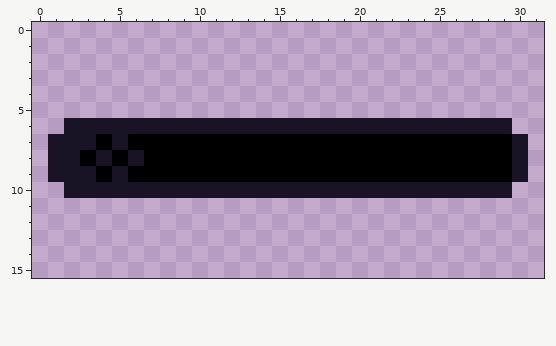
Two versions of one pixel-art file, RawAssets/UI/TheseBars.aseprite. The picture above is the old version.
32x32 pixels, 1 frame. The old version is drawn lined up with the new one, on the new canvas.
And afterwards:
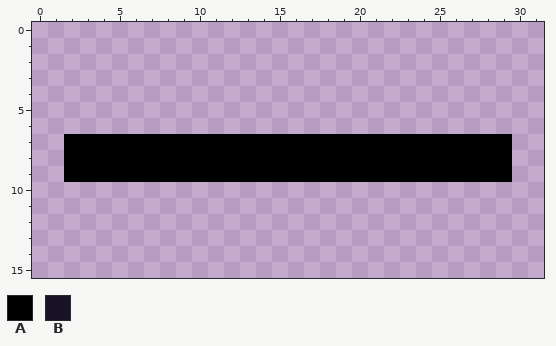
Palette (. is transparent): A #000000  B #181425
Change:
{"change": "canvas 32x32 -> 32x16, the old top-left corner now at 0,-8 (the part of the old canvas that was cut away was empty and is not shown)"}
{"y":6,"x":2,"old":"BBBBBBBBBBBBBBBBBBBBBBBBBBBB","new":"............................"}
{"y":7,"x":1,"old":"BBB","new":".AA"}
{"y":7,"x":5,"old":"B","new":"A"}
{"y":7,"x":30,"old":"B","new":"."}
{"y":8,"x":1,"old":"BB","new":".A"}
{"y":8,"x":4,"old":"B","new":"A"}
{"y":8,"x":6,"old":"B","new":"A"}
{"y":8,"x":30,"old":"B","new":"."}
{"y":9,"x":1,"old":"BBB","new":".AA"}
{"y":9,"x":5,"old":"B","new":"A"}
{"y":9,"x":30,"old":"B","new":"."}
{"y":10,"x":2,"old":"BBBBBBBBBBBBBBBBBBBBBBBBBBBB","new":"............................"}
